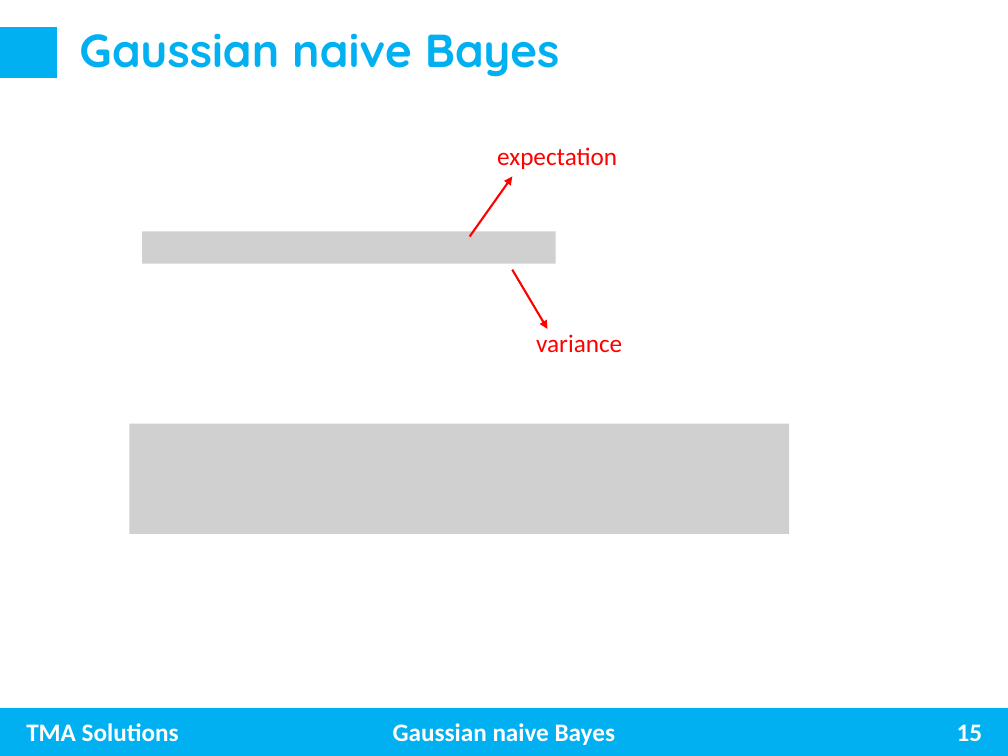
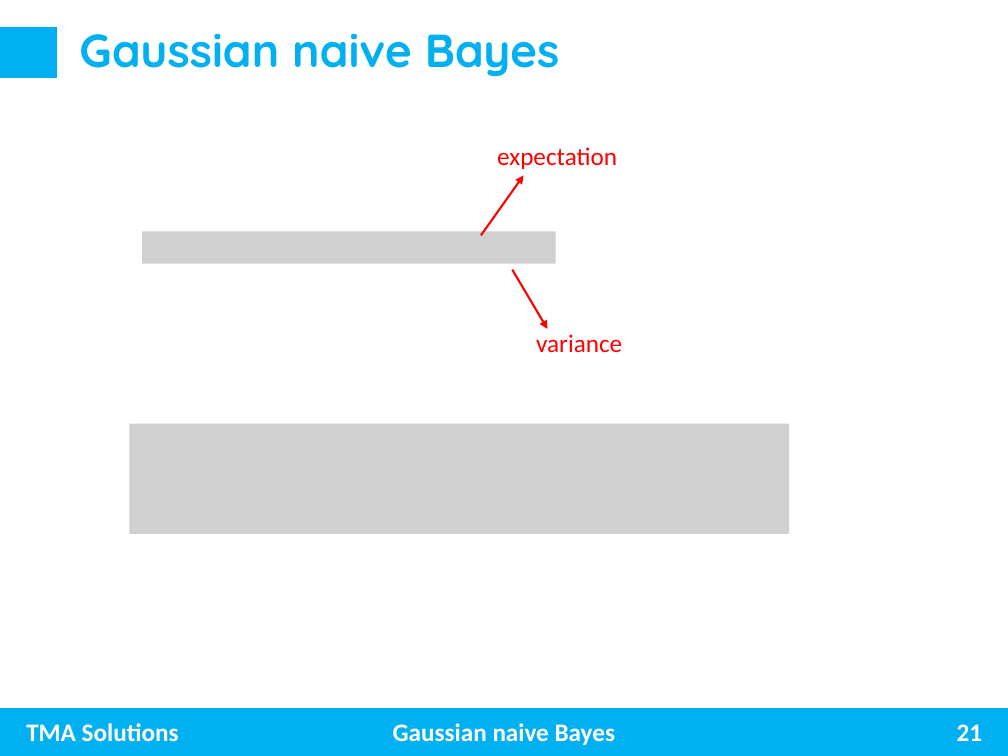
Before and after one commit to trungnghia2009/MachineLearning, a slide deck: slide 21 of Naive Bayes.pptx (slide 15 before the commit). Drawn at 1008x756 pixels with LibreOffice and Linux fonts; fonts in the diff are those of the drawing; grey boxes stand for pictures. Boxes give left, top, right and bottom in pixels: in the first picture for what was removed or moved away, otherwise in the second. Text is boxed around its words. In the diff, an @@ line names an element or a change of style, - is before the commit and + after.

Commit message:
update naive Bayes

```diff
--- a/Naive Bayes.pptx
+++ b/Naive Bayes.pptx
@@ arrow moved from (470, 237) - (512, 176) to (481, 236) - (523, 175) @@
@@ page number at (957,724,983,741): text changed @@
-15
+21
```
Also in this commit, not shown: 8 other slides changed, 7 slides added.
